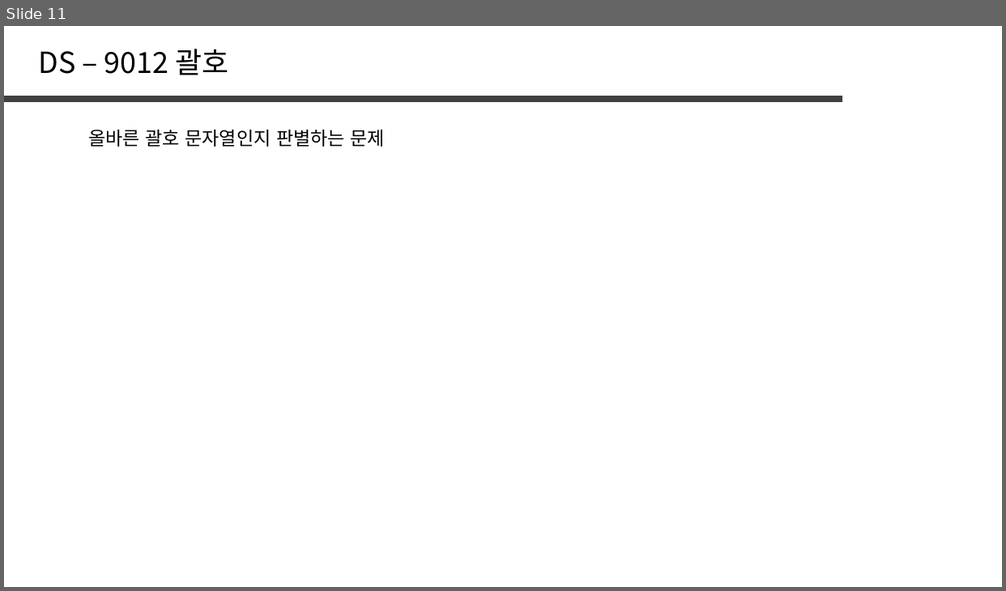
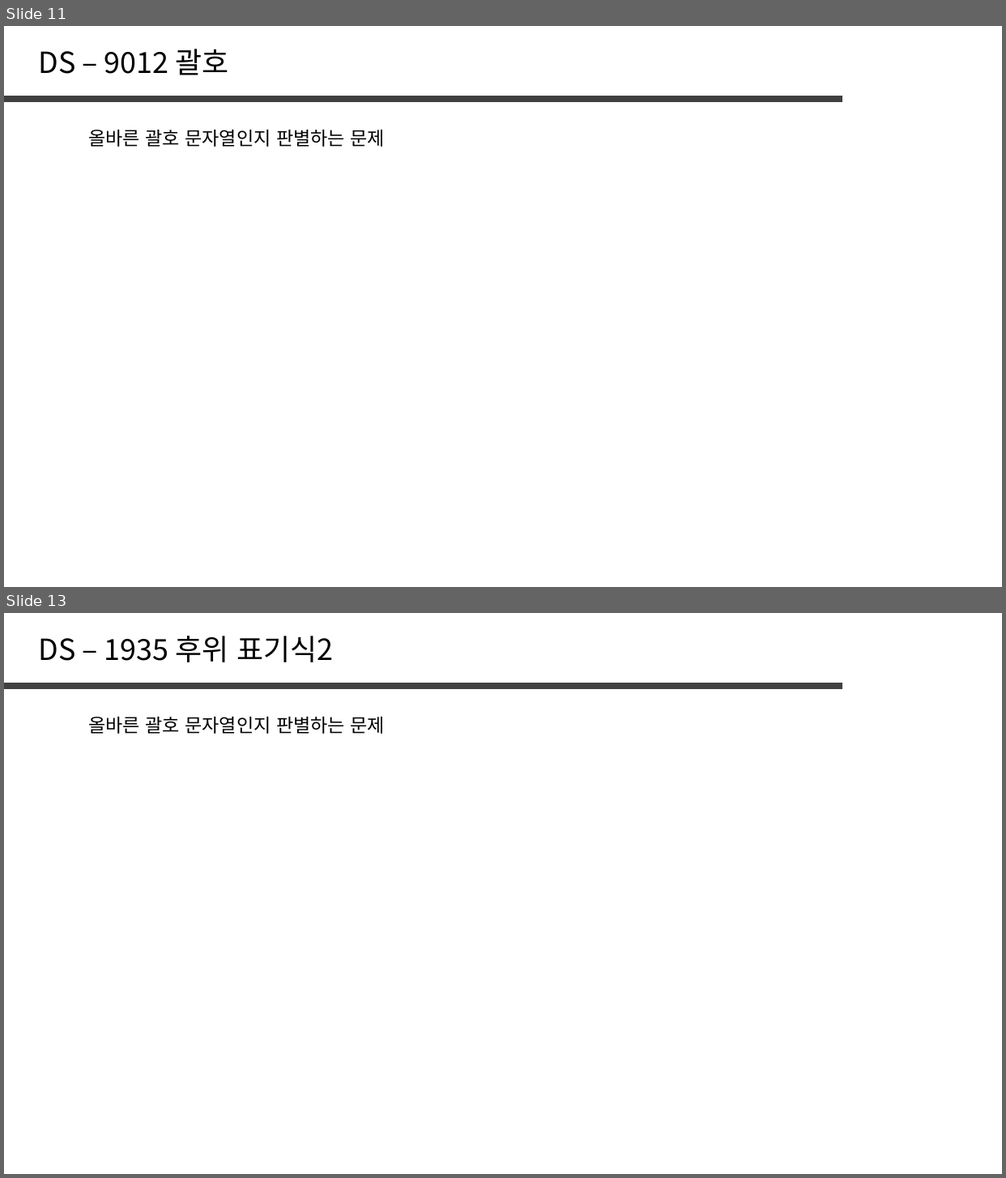
Before and after one commit to jaehoo1/PS-study, a slide deck: study/7_Stack, Queue, List.pptx. Shown one above the other, each under a label of ours: slide 11 before the commit, slides 11 and 13 after it; the slides between them are not shown. The pictures are 1006x591 and 1006x1178 pixels, drawn with LibreOffice and Linux fonts; fonts in the diff are those of the drawing. Boxes give left, top, right and bottom in pixels: in the first picture for what was removed or moved away, otherwise in the second. Text is boxed around its words. In the diff, an @@ line names an element or a change of style, - is before the commit and + after.

```diff
--- a/study/7_Stack, Queue, List.pptx
+++ b/study/7_Stack, Queue, List.pptx
@@ slide 13 added at (x1=4, y1=613, x2=1002, y2=1174), background #FFFFFF @@
@@ text added at (x1=39, y1=636, x2=334, y2=662), 28 pt, text #000000 @@
+DS – 1935 후위 표기식2
@@ line added from (4, 686) to (842, 686), #404040 6 pt @@
@@ text added at (x1=88, y1=717, x2=386, y2=734), 18 pt, text #000000 @@
+올바른 괄호 문자열인지 판별하는 문제
```
Also in this commit, not shown: 1 slide changed, 3 other slides added, 8 slides removed.
